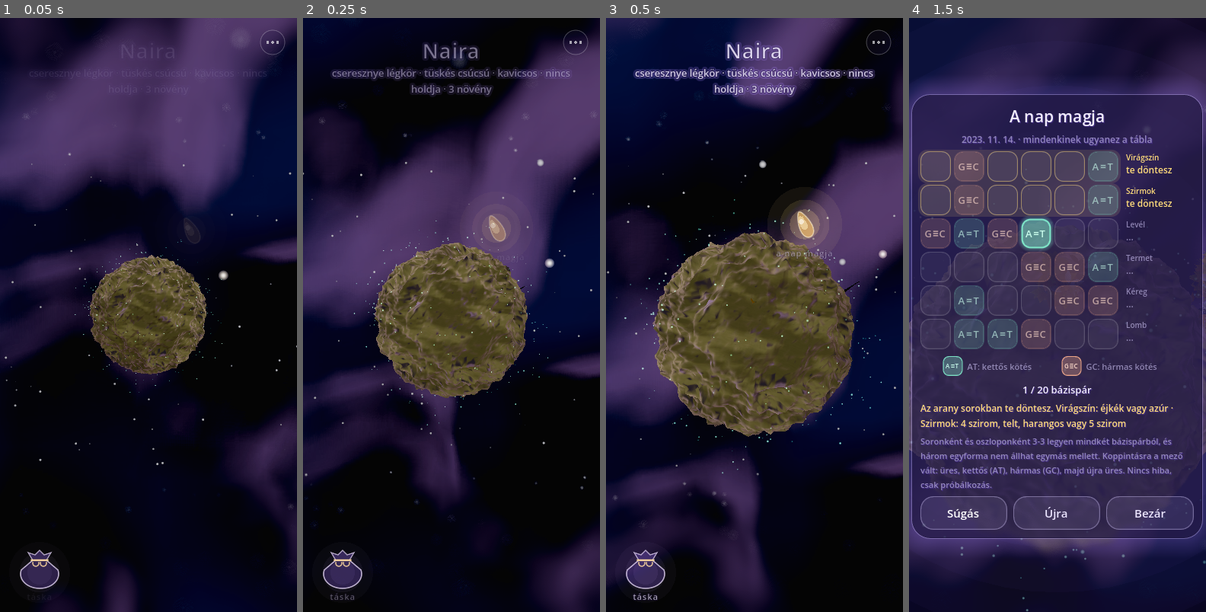
Above: before the commit, frames 1-4 (left to right).
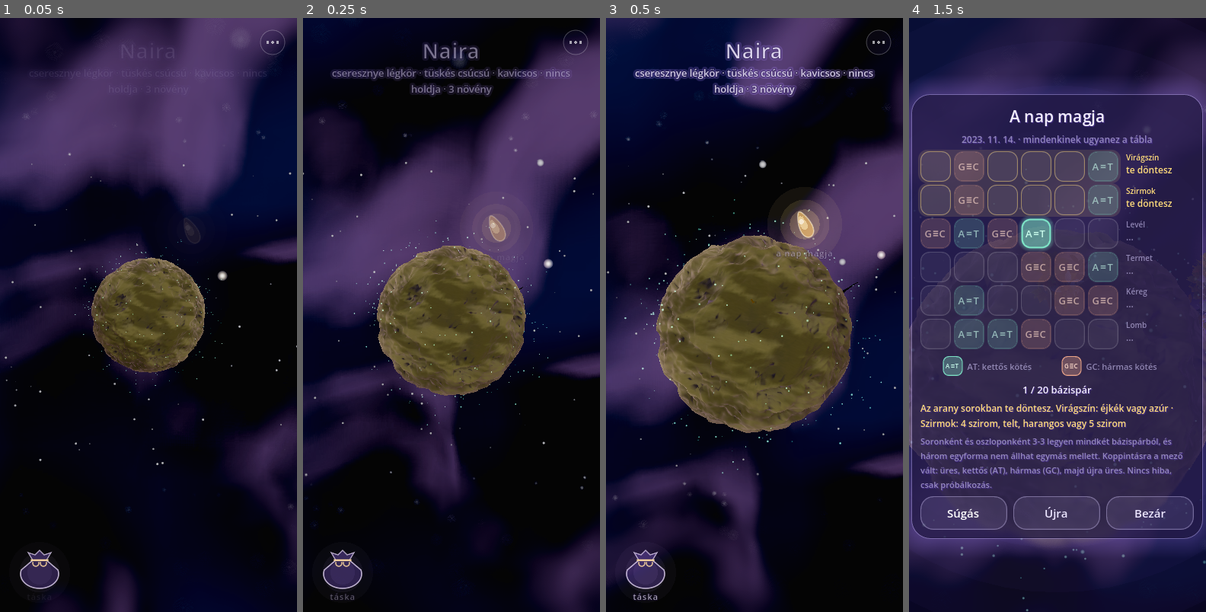
Above: after the commit, the same moments.

Repository: csathoPeter/mag-poc
Game: Godot game, scene res://main.tscn
Same seed, same stepped clock (60 frames per second), same inputs: the game is played once before the commit and once after it.
Inputs (mouse positions are in pixels of both pictures, inside the frame that each line leads up to):
- Up to frame 1 (0.05 s): no input
- Up to frame 2 (0.25 s): no input
- Up to frame 3 (0.5 s): no input
- Up to frame 4 (1.5 s): click (1107, 225) at 0.52 s; click "Súgás" at 1.25 s

The runs differ from the first frame. In frame 1, 0.9% of the frame differs, in the area x 30-77%, y 39-60%; in frame 2, 1.4%; in frame 3, 2.5%, in the area x 15-95%, y 36-71%; in frame 4, less than 0.1%.

Commit message:
Kopár bolygók (félkész): lekerekített csúcsok, második szín, moha- és páfrány-minta, kavics próbája
Co-Authored-By: Claude Opus 5.5 <noreply@anthropic.com>
Claude-Session: https://claude.ai/code/session_014cLsiZBJUCNrLXd2Sv7oxH

Diff:
--- a/godot/planet.gd
+++ b/godot/planet.gd
@@ -72,6 +72,11 @@
 var cur := {}
 var night := 0.0
 var amp := .06
+## a felszíntakaró sorszáma a COVER-ben (0 fű, 1 moha, 2 páfrány, 3 kavics): a festett minta (planet.gdshader cover_kind)
+var cover_i := 0
+## Lekerekített csúcsok (art direction 3. kör): a zaj felső része (ROUND_T fölött) puhán összenyomva, a csúcson vízszintes
+## érintővel – a tüskés, sziklás (ridged) domborzat éle így nem gyűrött, háromszöges, hanem faragott, kerek.
+const ROUND_T := .2
 ## A bolygó legalább ennyi növényhez méreteződik (M6: az eddigi legtöbb kikelt fa), így egy fa elengedésekor nem
 ## zsugorodik össze, és a fák közti távolság sem fogy el. A próba-bolygón 0.
 var min_plants := 0
@@ -176,7 +181,8 @@
 	founders = base.duplicate()
 	var founder: Array = base[0]
 	terrain = TERRAIN[Genes.TERMET[founder[3]][0]]
-	cover = COVER[COVER_OF_LEAF[founder[2]]]
+	cover_i = COVER_OF_LEAF[founder[2]]
+	cover = COVER[cover_i]
 	moon_count = MOONS[founder[1]]
 	ringed = RINGED[founder[1]]
 	noise.seed = hash(code + "domb")
@@ -320,6 +326,7 @@
 	surf_mat.set_shader_parameter("rock", cur.rock)
 	surf_mat.set_shader_parameter("grass", cur.grass)
 	surf_mat.set_shader_parameter("atmo", cur.atmo)
+	surf_mat.set_shader_parameter("cover_kind", cover_i)
 	surf_mat.set_shader_parameter("night", night)
 	atmo_mat.set_shader_parameter("atmo", cur.atmo)
 	atmo_mat.set_shader_parameter("strength", lerpf(1.0, .8, night))
@@ -336,6 +343,9 @@
 		gm.set_shader_parameter("base_lin", _lin(Color(gc.r * .45, gc.g * .5, gc.b * .45)))
 		gm.set_shader_parameter("tip_lin", _lin(gc.lerp(Color(1, .98, .9), .22)))
 		gm.set_shader_parameter("field_lin", _lin(gc))
+		gm.set_shader_parameter("atmo_lin", _lin(cur.atmo))
+		gm.set_shader_parameter("amp_n", amp)
+		gm.set_shader_parameter("cover_kind", cover_i)
 		gm.set_shader_parameter("sss_lin", _lin(gc.lerp(Color(1, .9, .7), .6)))
 		gm.set_shader_parameter("glow_lin", _lin(Genes.hsl(cur.atmo_h + .45, .8, .62)))
 		gm.set_shader_parameter("night", night)
@@ -392,7 +402,10 @@
 
 ## Magasság egységnyi bolygón (a sugár arányában). A domborzat magassága az alapításkor dől el.
 func _height_fixed(dir: Vector3) -> float:
-	return noise.get_noise_3dv(dir) * amp
+	var x := minf(noise.get_noise_3dv(dir), 1.0)
+	if x > ROUND_T:
+		x -= (x - ROUND_T) * (x - ROUND_T) / (2.0 * (1.0 - ROUND_T))
+	return x * amp
 
 
 func surface_point(dir: Vector3) -> Vector3:
--- a/godot/shaders/planet.gdshader
+++ b/godot/shaders/planet.gdshader
@@ -11,11 +11,14 @@
 uniform float night = 0.0;
 // a domborzat megjelenése (M7): 0 = csupasz, sima gömb; az első fánál 1-re nő
 uniform float shape = 1.0;
+// a felszíntakaró (planet.gd COVER sorrendje): 0 fű, 1 moha, 2 páfrány, 3 kavics – a festett mintához
+uniform int cover_kind = 0;
 varying float h_v;
 varying float band_v;
 varying float patch_v;
 varying float slope_v;
 varying vec3 pos_v;
+varying vec3 rad_v;
 
 float hash(vec3 p) {
 	p = fract(p * 0.3183099 + 0.1);
@@ -40,6 +43,7 @@
 	band_v = COLOR.b;
 	slope_v = dot(normalize(NORMAL), normalize(VERTEX));
 	pos_v = VERTEX;
+	rad_v = normalize((MODELVIEW_MATRIX * vec4(unit, 0.0)).xyz);
 }
 
 void fragment() {
@@ -61,19 +65,25 @@
 	vec3 dn = normalize(pos_v);
 	float brush = pf_noise(pf_warp(dn, 26.0, 3.5) + 17.0) * 0.7 + pf_noise(pf_warp(dn, 61.0, 4.0) + 3.0) * 0.3;
 	float bfade = clamp(1.0 - length(fwidth(dn * 26.0)) * 1.2, 0.0, 1.0);
-	vec3 painted = paint_tone(grass_l, paint_band(band_v)) * (1.0 + (brush - 0.5) * 0.2 * bfade);
+	vec3 painted = paint_relief(paint_tone(grass_l, paint_band(band_v)) * (1.0 + (brush - 0.5) * 0.2 * bfade), h_v, atmo_l);
+	painted = paint_cover(painted, dn, cover_kind, h_v);
 	meadow = mix(meadow, painted, paint_k * soft_k);
 	// évszak (M11): tavasszal üdébb, ősszel melegebb (okkeres) a felszíntakaró; télen deres, fehéres
 	float ml = season_luma(meadow);
 	meadow = mix(meadow, meadow * vec3(1.02, 1.18, 0.92), season.x * 0.6);
 	meadow = mix(meadow, vec3(ml) * vec3(1.45, 1.0, 0.42), season.z * 0.42);
 	// festett fűnél a kőzet színe a fűhöz simul (egy festményen egy paletta), így a sziklák nem ütnek el foltként
-	vec3 rock_c = mix(rock_l * (0.8 + 0.3 * h_v), mix(rock_l, grass_l * 0.8, 0.35), paint_k * soft_k);
+	// és rétegzett: a magassággal futó, kicsit hullámzó sávok (mint a festett sziklafal rétegei)
+	float strata = 0.86 + 0.24 * smoothstep(-0.45, 0.45, sin(h_v * 38.0 + pf_noise(dn * 6.0) * 4.0));
+	vec3 rock_c = mix(rock_l * (0.8 + 0.3 * h_v), mix(rock_l, grass_l * 0.8, 0.35) * strata, paint_k * soft_k);
 	vec3 c = mix(rock_c, meadow, g);
 	float frost = season.w * (0.45 + 0.35 * fine) * mix(0.55, 1.0, smoothstep(0.6, 0.9, slope_v));
 	c = mix(c, vec3(0.8, 0.84, 0.9), frost * 0.55);
 	// a fű alatti talaj egyszínű (a világos foltok kopasznak hatottak a szálak között); a kőzeten marad a foltosság
 	c *= mix(0.9 + 0.18 * patch_v, 1.0, g);
+	// festett formák: a fény a domborzat normálja és a gömb normálja között (lekerekített dombok, a rács háromszögei nem
+	// látszanak; a fűszál fénye a gömb normáljából jön, így a kettő közelebb kerül)
+	NORMAL = normalize(mix(NORMAL, rad_v, 0.4 * paint_k * soft_k));
 	float fr = pow(1.0 - clamp(dot(NORMAL, VIEW), 0.0, 1.0), 3.0);
 	// a légkör rózsaszínes pereme csak a kőzeten: leszállva lapos szögből a fű alatti talajt is beszínezte, a rések kivilágítottak
 	vec3 alb = mix(c, atmo_l, fr * 0.45 * (1.0 - g));
--- a/godot/shaders/planet_grass.gdshader
+++ b/godot/shaders/planet_grass.gdshader
@@ -24,6 +24,11 @@
 uniform vec3 glow_lin = vec3(0.21, 1.0, 0.6);
 // a fű alapszíne lineárisan (a talaj grass uniformja; a festett mező ebből számol)
 uniform vec3 field_lin = vec3(0.2, 0.4, 0.15);
+// a második színhez (paint_relief): a légkör színe lineárisan, a domborzat amplitúdója (a magasság normálásához)
+uniform vec3 atmo_lin = vec3(0.6, 0.5, 0.8);
+uniform float amp_n = 0.06;
+// a felszíntakaró (0 fű, 1 moha, 2 páfrány, 3 kavics): festett fűnél a szálak hossza ettől függ
+uniform int cover_kind = 0;
 uniform float night = 0.0;
 uniform float wind = 1.35;
 // A szél a bolygó körül kering e tengely körül.
@@ -66,6 +71,7 @@
 varying vec3 side_v;
 varying vec3 up_v;
 varying float band_v;
+varying float hv_v;
 
 mat3 rot_y(float a) {
 	float c = cos(a);
@@ -196,6 +202,7 @@
 	vec3 dir = normalize(n + u * ta + v * tb);
 	up_v = normalize(mat3(VIEW_MATRIX) * dir);
 	band_v = 0.5;
+	hv_v = 0.5;
 	vec3 root = vec3(0.0);
 	float dcam = 0.0;
 	float cover = 1.0;
@@ -206,6 +213,7 @@
 		root = planet_pos + dir * planet_r * (1.0 + hb.x - 0.003);
 		band_v = hb.y;
 		cover = hb.z;
+		hv_v = clamp(hb.x / amp_n * 0.5 + 0.5, 0.0, 1.0);
 		dcam = distance(root, cam_pos);
 		// a kamerához közeli szálakat a részletes csomópont rajzolja, a többit az egyszerű (szálanként, pontos határral)
 		mine = hi_layer == (dcam < hi_dist);
@@ -225,7 +233,10 @@
 		float hgt = blade_h * mix(0.85, 1.2, clump) * mix(0.75, 1.2, rnd(key, 4u)) * grow;
 		// festett fűnél rövidebb szálak: szőnyeg, nem bunda; a kőzeten nincs szál, és távolabb puhán eltűnnek
 		float pkv = paint_k * soft_k;
-		hgt *= mix(1.0, 0.62 * smoothstep(0.25, 0.75, cover) * paint_vis, pkv);
+		// a takaró szerint: a fű rövidebb (szőnyeg), a moha és a páfrány marad, a kavicson csak a mélyedésekben nő
+		// fűcsomó (a kavics maga a talaj festett mintája)
+		float kind_h = cover_kind == 0 ? 0.62 : (cover_kind == 3 ? 3.5 * (1.0 - smoothstep(0.3, 0.45, hv_v)) : (cover_kind == 1 ? 1.0 : 0.95));
+		hgt *= mix(1.0, kind_h * smoothstep(0.25, 0.75, cover) * paint_vis, pkv);
 		vec3 ref = abs(dir.y) < 0.99 ? vec3(0.0, 1.0, 0.0) : vec3(1.0, 0.0, 0.0);
 		vec3 e1 = normalize(cross(ref, dir));
 		vec3 e2 = cross(dir, e1);
@@ -319,7 +330,7 @@
 	float far = exp(-length(VERTEX) * 0.035);
 	c = mix(mix(base_l, tip_l, 0.55) * 0.75, c, far);
 	// festett fű: a tő a talaj színe, a csúcs felé világosodik (ecsetvonás), a széllökés halkan világosít
-	vec3 root_c = paint_tone(field_lin, paint_band(band_v));
+	vec3 root_c = paint_relief(paint_tone(field_lin, paint_band(band_v)), hv_v, atmo_lin);
 	vec3 pc = root_c * mix(1.0, 1.22, h * h) * (0.96 + 0.08 * rnd_v) * (1.0 + 0.25 * gust_v * h * h);
 	c = mix(c, pc, pk);
 	// évszak (mint a talajnál, planet.gdshader): tavasszal üdébb, ősszel okkeres, télen a csúcsa deres
Not shown, changed: godot/shaders/paint_field.gdshaderinc
